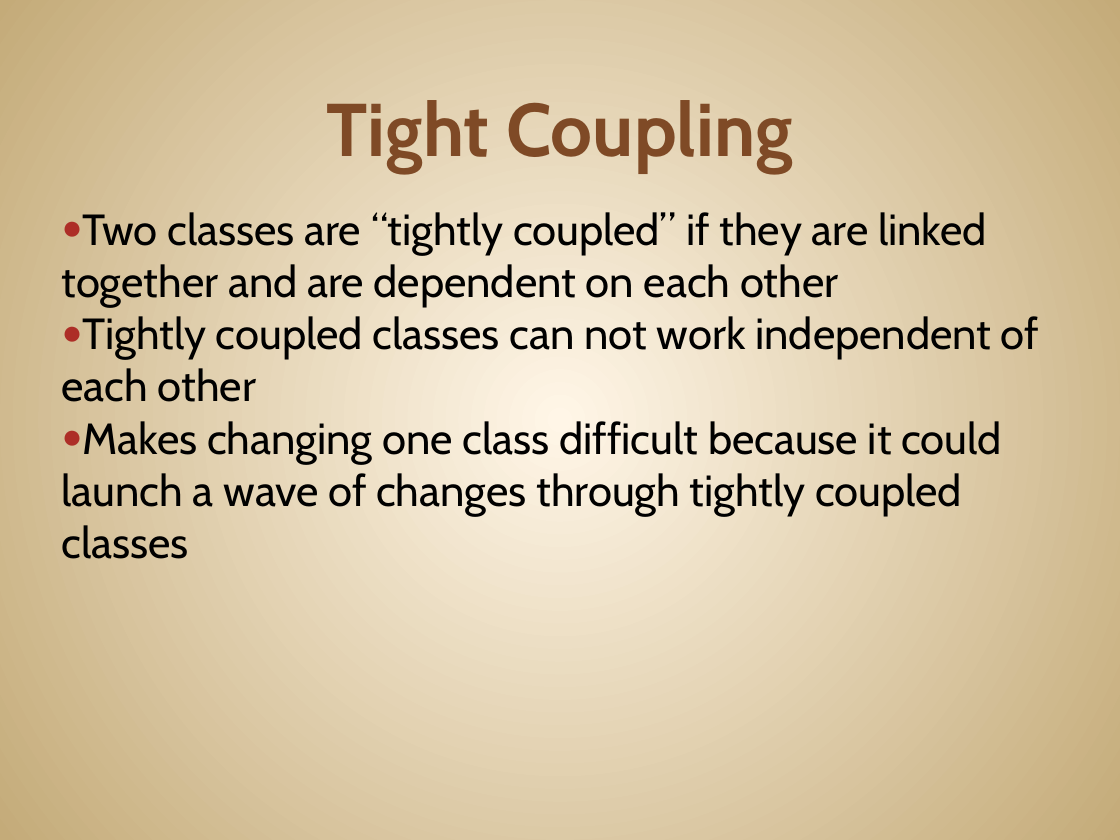
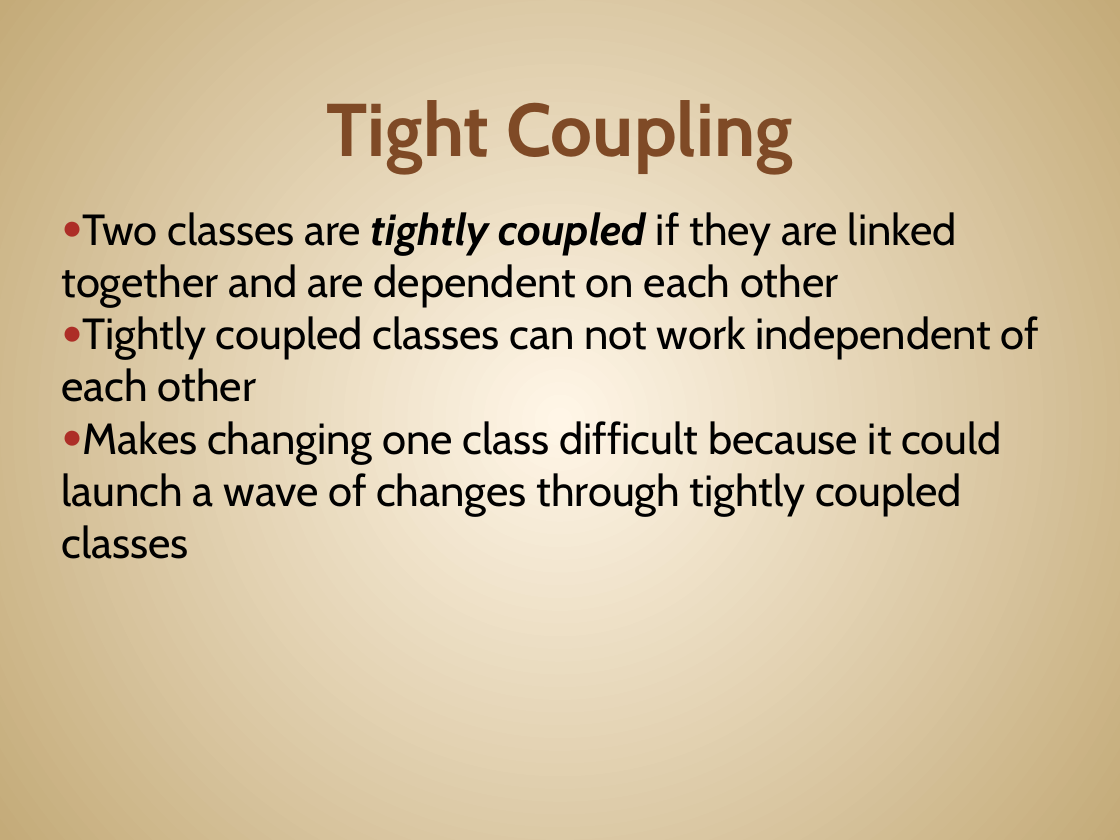
Before and after one commit to JonKruger/oop-solid-sample, a slide deck: slide 97 of slides/OOP-SOLID-CodeMash.pptx. Drawn at 1120x840 pixels with LibreOffice and Linux fonts; fonts in the diff are those of the drawing. Boxes give left, top, right and bottom in pixels: in the first picture for what was removed or moved away, otherwise in the second. Text is boxed around its words. In the diff, an @@ line names an element or a change of style, - is before the commit and + after.

```diff
--- a/slides/OOP-SOLID-CodeMash.pptx
+++ b/slides/OOP-SOLID-CodeMash.pptx
@@ text at (62,212,957,307): text changed @@
-● Two classes are “tightly coupled” if they are linked together and are dependent on each other
+● Two classes are tightly coupled if they are linked together and are dependent on each other
```
Also in this commit, not shown: 11 other slides changed, 4 slides added, 4 slides removed, 4 other files.
